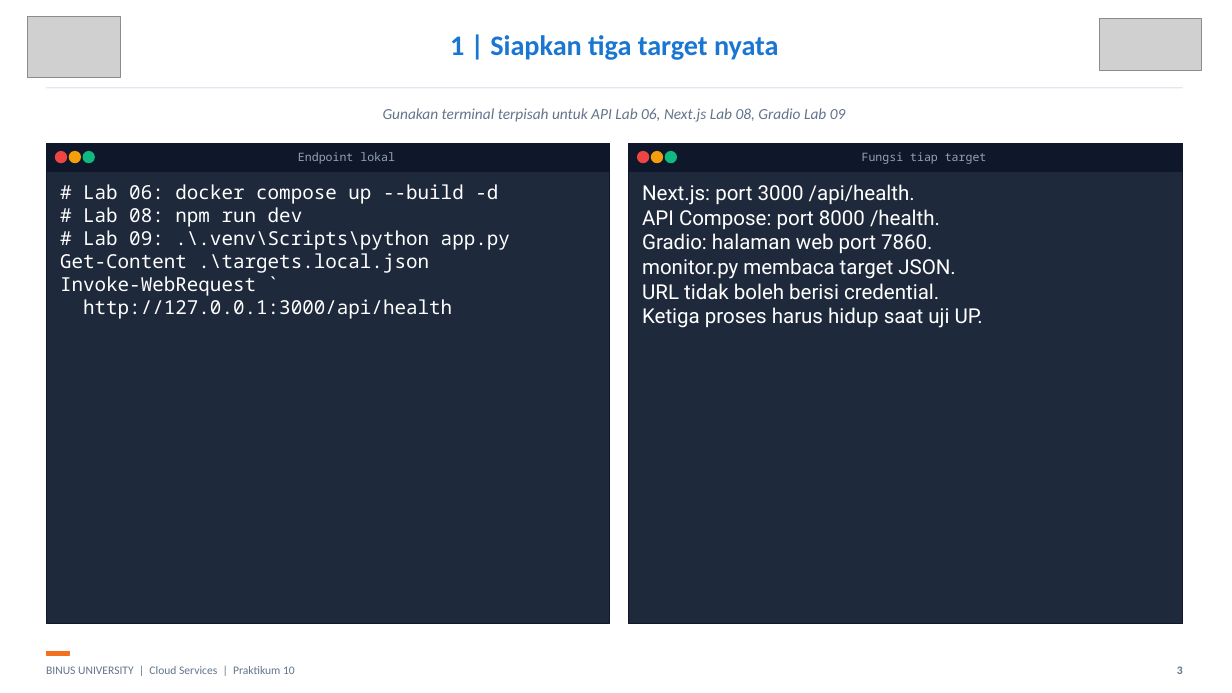
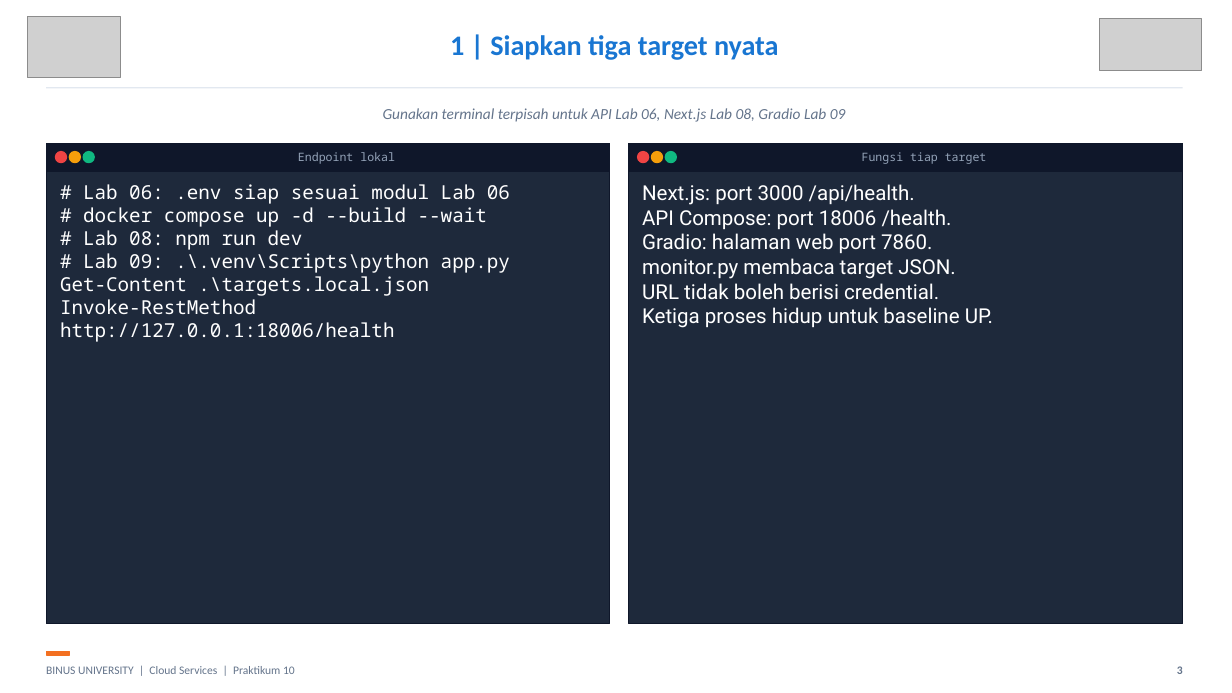
Before and after one commit to SeedFlora/meet10CloudService, a slide deck: slide 3 of slides/LAB10_Monitoring_Status_Bukti_Live.pptx. Drawn at 1232x693 pixels with LibreOffice and Linux fonts; fonts in the diff are those of the drawing; grey boxes stand for pictures. Boxes give left, top, right and bottom in pixels: in the first picture for what was removed or moved away, otherwise in the second. Text is boxed around its words. In the diff, an @@ line names an element or a change of style, - is before the commit and + after.

Commit message:
Simplify local Lab 10 teaching flow and correct examples

```diff
--- a/slides/LAB10_Monitoring_Status_Bukti_Live.pptx
+++ b/slides/LAB10_Monitoring_Status_Bukti_Live.pptx
@@ text at [60,184,510,342]: text changed @@
-# Lab 06: docker compose up --build -d
-# Lab 08: npm run dev
-# Lab 09: .\.venv\Scripts\python app.py
-Get-Content .\targets.local.json
-Invoke-WebRequest `
-http://127.0.0.1:3000/api/health
+# Lab 06: .env siap sesuai modul Lab 06
+# docker compose up -d --build --wait
+# Lab 08: npm run dev
+# Lab 09: .\.venv\Scripts\python app.py
+Get-Content .\targets.local.json
+Invoke-RestMethod http://127.0.0.1:18006/health
@@ text at [642,184,993,328]: text changed @@
-Next.js: port 3000 /api/health.
-API Compose: port 8000 /health.
-Gradio: halaman web port 7860.
-monitor.py membaca target JSON.
-URL tidak boleh berisi credential.
-Ketiga proses harus hidup saat uji UP.
+Next.js: port 3000 /api/health.
+API Compose: port 18006 /health.
+Gradio: halaman web port 7860.
+monitor.py membaca target JSON.
+URL tidak boleh berisi credential.
+Ketiga proses hidup untuk baseline UP.
```
Also in this commit, not shown: 4 other slides changed, 6 other files.
